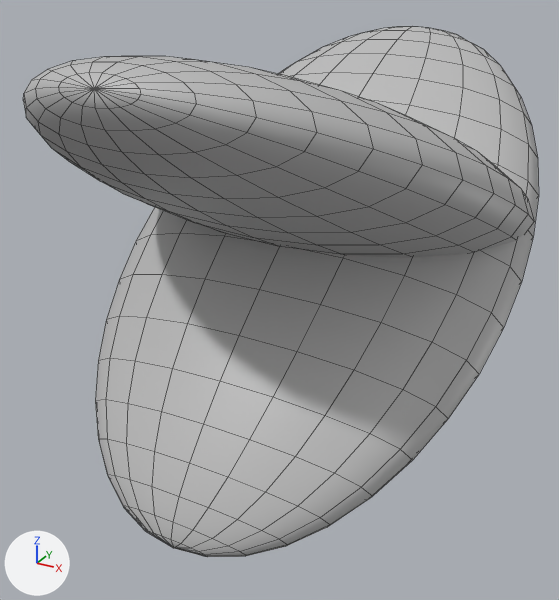
Two versions of the FBX model ChickenDice_Unity/Assets/Art/Vfx/03_Meshs/sm_vfx_pousbec.fbx, one commit apart.
Both versions are drawn from a camera (50 mm lens) standing at (0.00353, -0.01522, 0.0075) and looking at (-0.00018, -0.00847, 0.00413). Lighting does not change. The marker at lower left points along +X, +Y and +Z. Mesh edges are drawn as thin lines. Where no turn or scale is listed for an object, it has been applied to the vertices.

Objects in the first picture: 'poussbec'.
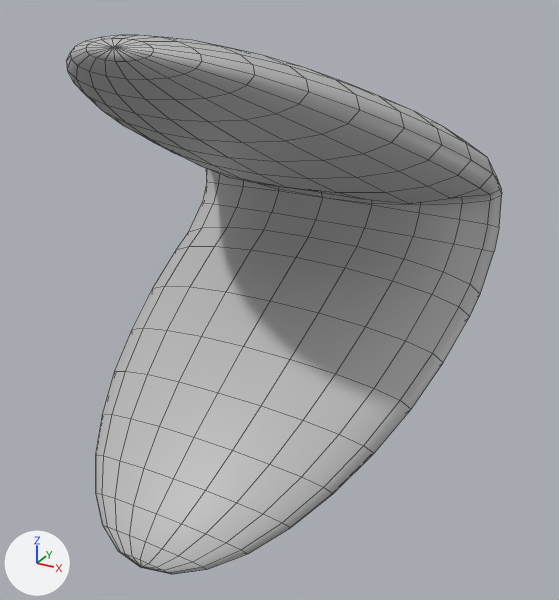
The change, as a list of edits to the scene's bpy script:
```text
Change me_mesh:
    used by ob_poussbec; location = (0.0, 0.0, 0.0)
    remove me_mesh.from_pydata(...)  # 764 vertices, 800 faces; spans x -0.00222..0.00222, y -0.01129..-0.00481, z 0.00251..0.00689
    add me_mesh.from_pydata(...)  # 461 vertices, 480 faces; spans x -0.00182..0.00182, y -0.01126..-0.00681, z 0.00269..0.00703
    me_mesh part 1: the loose piece of 382 vertices spanning x -0.00222..0.00222, y -0.01129..-0.00481, z 0.00379..0.00689 is rebuilt with 461 vertices and now spans x -0.00182..0.00182, y -0.01126..-0.00681, z 0.00269..0.00703
    me_mesh part 2: the loose piece of 382 vertices spanning x -0.00222..0.00222, y -0.01083..-0.005, z 0.00251..0.00673 is deleted
```

Boxes [x1, y1, x2, y2] around the edits, measured in the pictures (559 x 600 px):
'poussbec', reshaped (15% narrower)
    before: [23, 26, 539, 557]
    after: [66, 35, 502, 574]
part 1 of me_mesh, rebuilt (15% narrower, 167% taller)
    before: [23, 56, 534, 257]
    after: [66, 35, 502, 574]
part 2 of me_mesh, deleted
    before: [95, 26, 539, 557]
